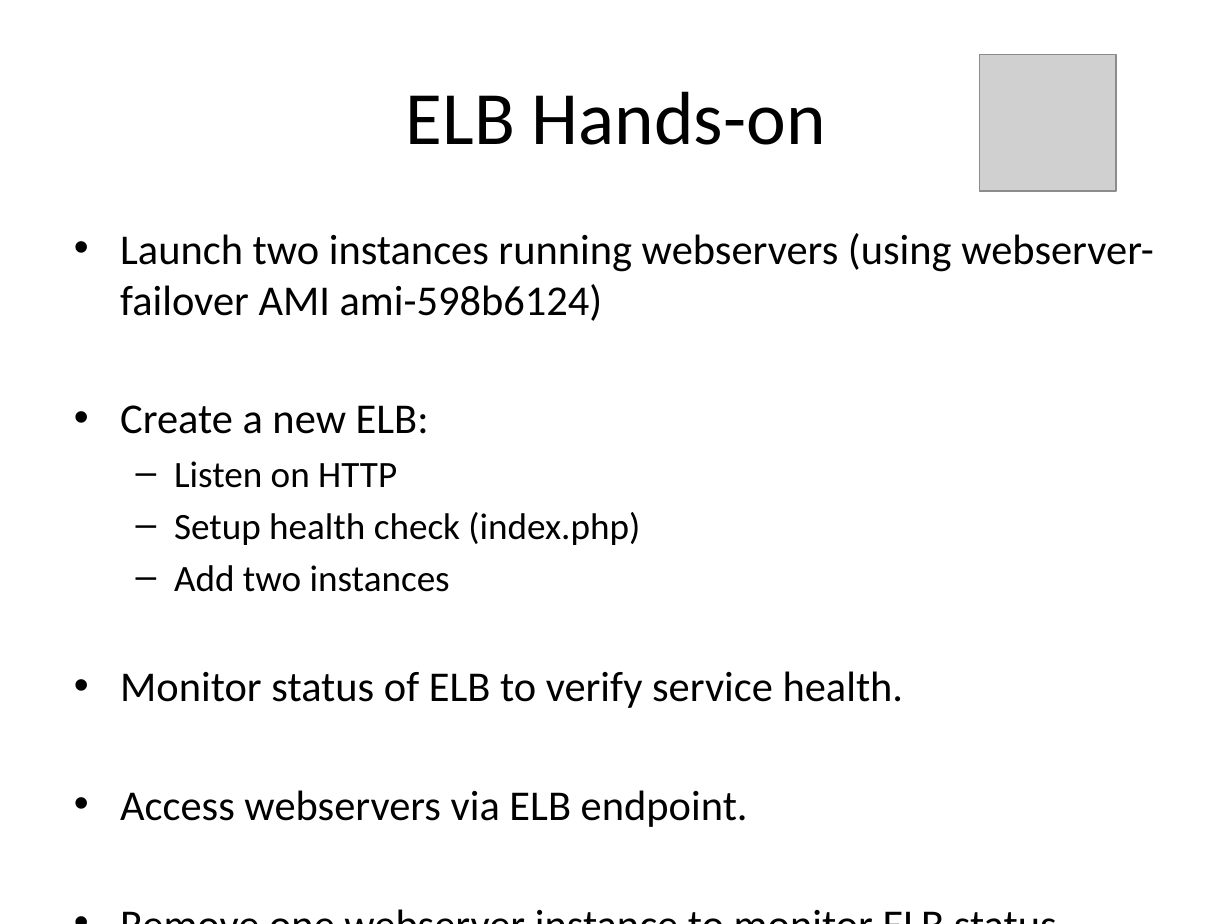
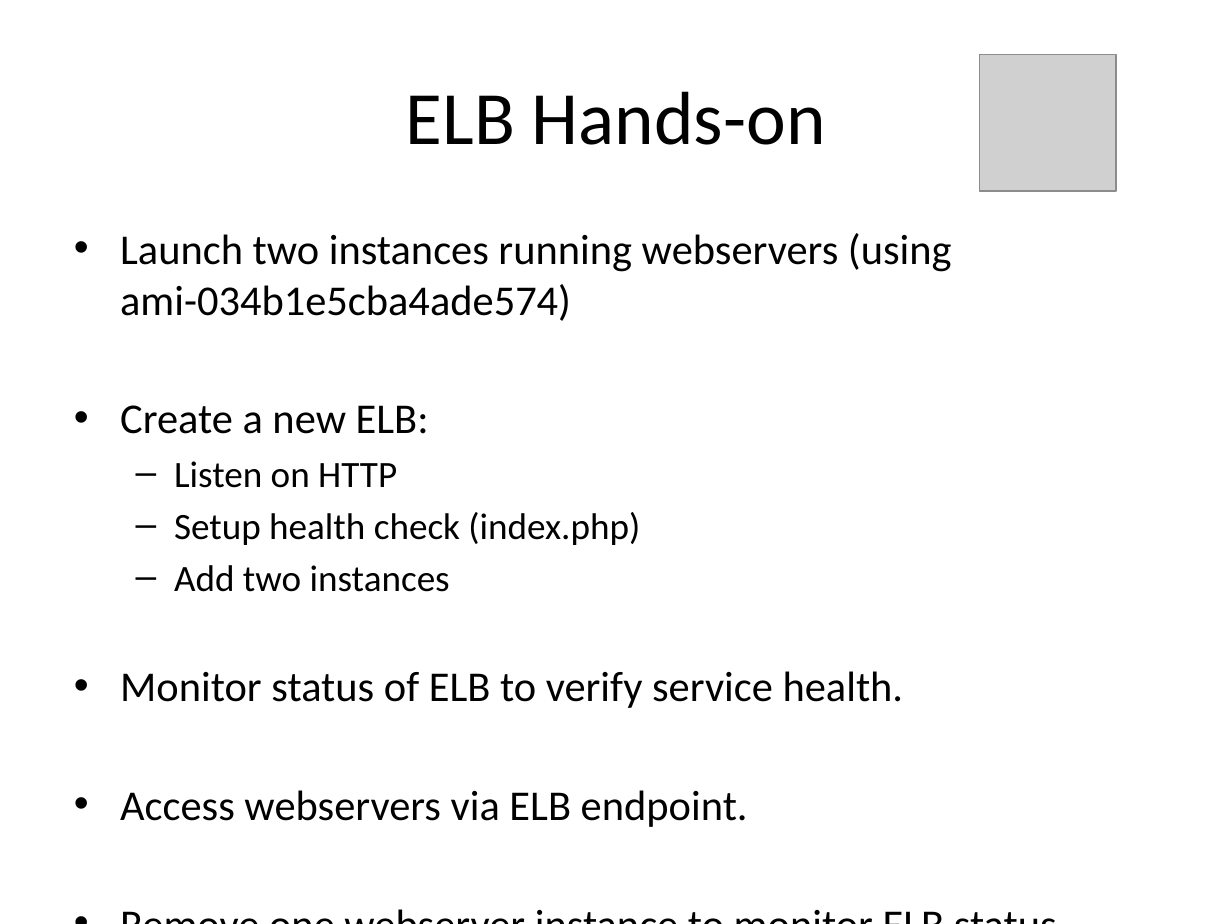
Before and after one commit to jasondbaker/infrastructure-class, a slide deck: slide 8 of lectures/infrastructure-week-4.pptx. Drawn at 1232x924 pixels with LibreOffice and Linux fonts; fonts in the diff are those of the drawing; grey boxes stand for pictures. Boxes give left, top, right and bottom in pixels: in the first picture for what was removed or moved away, otherwise in the second. Text is boxed around its words. In the diff, an @@ line names an element or a change of style, - is before the commit and + after.

```diff
--- a/lectures/infrastructure-week-4.pptx
+++ b/lectures/infrastructure-week-4.pptx
@@ text at <box>120,233,952,321</box>: text changed @@
-• Launch two instances running webservers (using webserver-failover AMI ami-598b6124)
+• Launch two instances running webservers (using
+  ami-034b1e5cba4ade574)
```
Also in this commit, not shown: 1 other slide changed, 7 other files.
